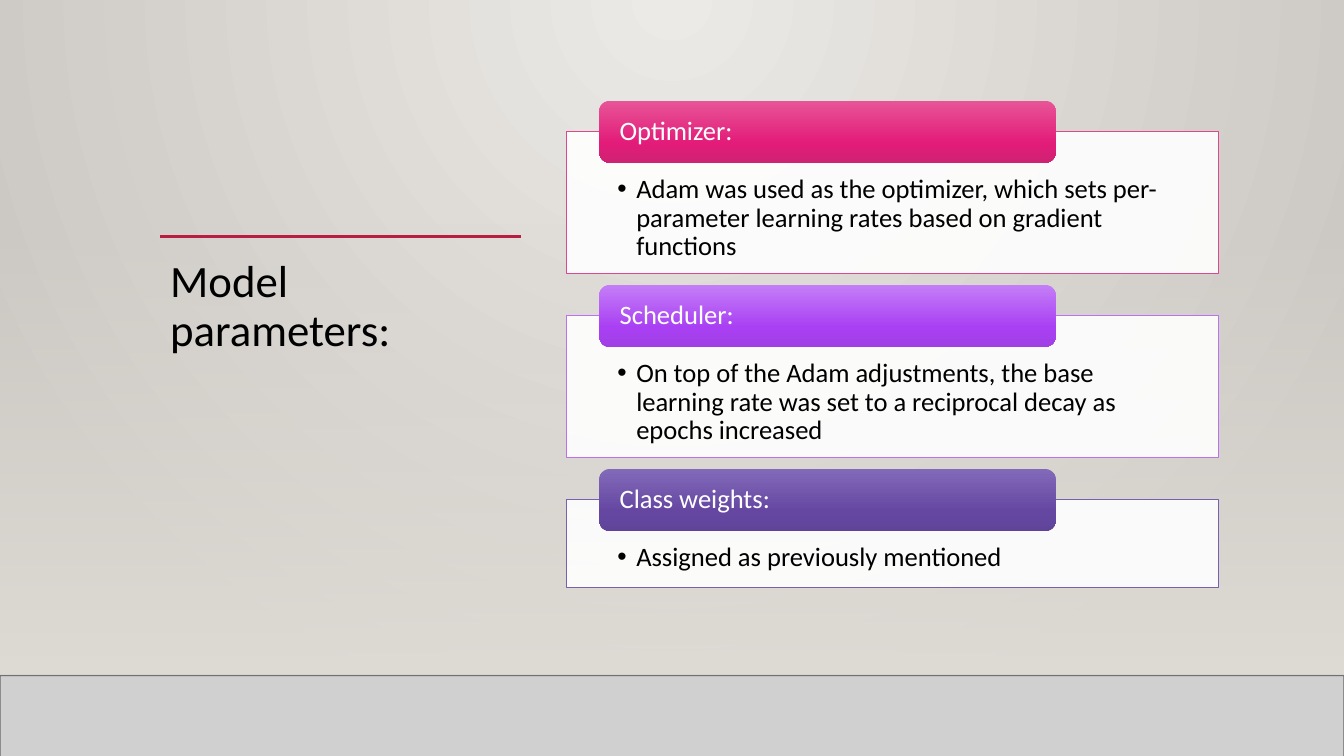
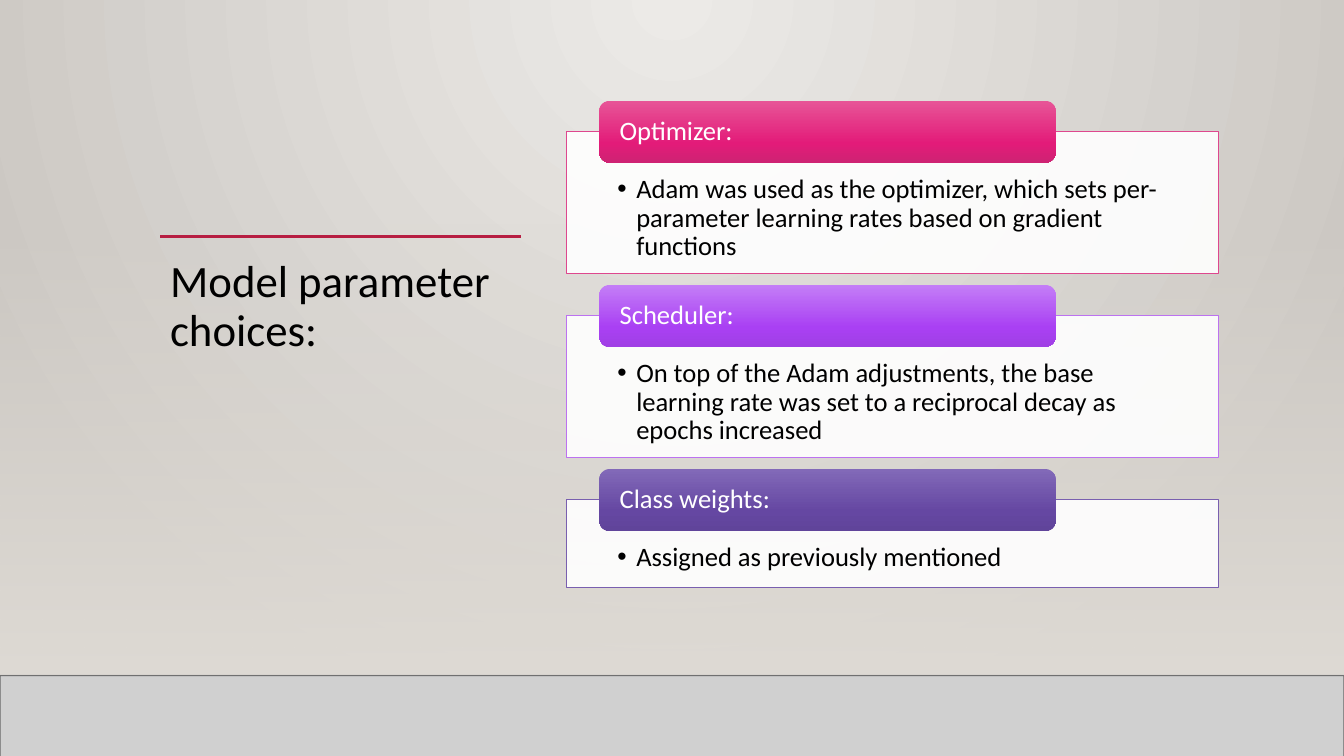
Before and after one commit to Kesterchia/Classifying-Chest-X-Rays, a slide deck: slide 13 of Identifying Covid-19 patients from Chest X-Rays.pptx. Drawn at 1344x756 pixels with LibreOffice and Linux fonts; fonts in the diff are those of the drawing; grey boxes stand for pictures; background and template pictures are left out. Boxes give left, top, right and bottom in pixels: in the first picture for what was removed or moved away, otherwise in the second. Text is boxed around its words. In the diff, an @@ line names an element or a change of style, - is before the commit and + after.

```diff
--- a/Identifying Covid-19 patients from Chest X-Rays.pptx
+++ b/Identifying Covid-19 patients from Chest X-Rays.pptx
@@ title at (170,266,489,347): text changed @@
-Model parameters:
+Model parameter choices:
```
Also in this commit, not shown: 6 other slides changed, 4 slides added, 2 slides removed, 1 other file.
